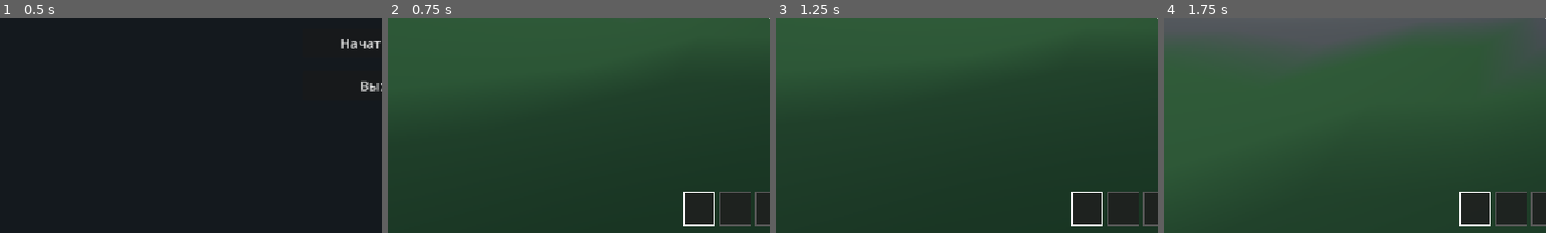
Above: before the commit, frames 1-4 (left to right).
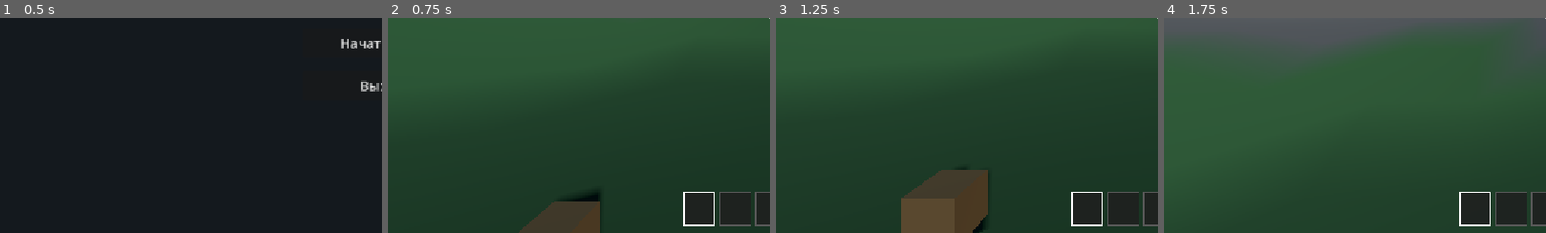
Above: after the commit, the same moments.

Repository: goverfar-tech/govno-igra
Game: Godot game, scene res://scenes/ui/main_menu.tscn
Same seed, same stepped clock (60 frames per second), same inputs: the game is played once before the commit and once after it.
Inputs (mouse positions are % of the whole screen's width and height, from its top left):
- Up to frame 1 (0.5 s): no input
- Up to frame 2 (0.75 s): click "Начать игру" at 0.5 s
- Up to frame 3 (1.25 s): no input
- Up to frame 4 (1.75 s): tap Enter (ui_accept) at 1.25 s; move the mouse to (55, 50) at 1.27 s; hold W (move_forward) from 1.28 s (still down); tap E (interact) at 1.35 s; click (55, 50) at 1.42 s; tap Space (jump) at 1.52 s
The pictures show only the part of the screen within x 0-50%, y 50-100%; the shares and areas given below are measured in that part.

Frame 1 is identical in both runs. In frame 2, 2.7% of the frame differs, in the area x 34-56%, y 80-100%; in frame 3, 5.9%, in the area x 32-56%, y 70-100%; in frame 4, nothing differs.

Commit message:
feat(combat): stone axe tool — swing LMB, 2-hit harvest, hurts boars (10 dmg), boars drop meat; add whoosh sound; axe spawns near start

Diff:
--- /dev/null
+++ b/resources/items/axe.tres
@@ -0,0 +1,12 @@
+[gd_resource type="Resource" script_class="ItemData" load_steps=2 format=3]
+
+[ext_resource type="Script" path="res://resources/items/item_data.gd" id="1"]
+
+[resource]
+script = ExtResource("1")
+id = &"axe"
+display_name = "Каменный топор"
+icon_color = Color(0.55, 0.42, 0.25, 1)
+max_stack = 1
+is_tool = true
+tool_damage = 10.0
--- a/resources/items/item_data.gd
+++ b/resources/items/item_data.gd
@@ -14,3 +14,6 @@
 @export var hydration := 0.0
 ## Что остаётся в инвентаре после использования (полная фляга -> пустая)
 @export var consume_returns: ItemData
+## Инструмент/оружие (замах ЛКМ из хотбара) и урон по животным
+@export var is_tool := false
+@export var tool_damage := 0.0
--- /dev/null
+++ b/resources/items/meat.tres
@@ -0,0 +1,12 @@
+[gd_resource type="Resource" script_class="ItemData" load_steps=2 format=3]
+
+[ext_resource type="Script" path="res://resources/items/item_data.gd" id="1"]
+
+[resource]
+script = ExtResource("1")
+id = &"meat"
+display_name = "Сырое мясо"
+icon_color = Color(0.75, 0.35, 0.35, 1)
+max_stack = 10
+is_edible = true
+nutrition = 25.0
--- a/scenes/player/player.tscn
+++ b/scenes/player/player.tscn
@@ -15,6 +15,20 @@
 [sub_resource type="CapsuleShape3D" id="clearance_capsule"]
 radius = 0.3
 height = 0.8
+
+[sub_resource type="StandardMaterial3D" id="handle_mat"]
+albedo_color = Color(0.45, 0.3, 0.15, 1)
+
+[sub_resource type="StandardMaterial3D" id="head_mat"]
+albedo_color = Color(0.6, 0.6, 0.65, 1)
+
+[sub_resource type="BoxMesh" id="handle_mesh"]
+material = SubResource("handle_mat")
+size = Vector3(0.05, 0.4, 0.05)
+
+[sub_resource type="BoxMesh" id="blade_mesh"]
+material = SubResource("head_mat")
+size = Vector3(0.06, 0.1, 0.2)
 
 [node name="Player" type="CharacterBody3D"]
 script = ExtResource("1_player")
@@ -41,6 +55,17 @@
 collide_with_areas = false
 script = ExtResource("2_ray")
 
+[node name="HandTool" type="Node3D" parent="Head/Camera3D"]
+visible = false
+transform = Transform3D(1, 0, 0, 0, 0.94, -0.34, 0, 0.34, 0.94, 0.35, -0.3, -0.5)
+
+[node name="Handle" type="MeshInstance3D" parent="Head/Camera3D/HandTool"]
+mesh = SubResource("handle_mesh")
+
+[node name="Blade" type="MeshInstance3D" parent="Head/Camera3D/HandTool"]
+transform = Transform3D(1, 0, 0, 0, 1, 0, 0, 0, 1, 0, 0.2, -0.05)
+mesh = SubResource("blade_mesh")
+
 [node name="Inventory" type="Node" parent="."]
 script = ExtResource("3_inv")
 
--- a/scripts/autoload/audio_manager.gd
+++ b/scripts/autoload/audio_manager.gd
@@ -12,6 +12,7 @@
 var _eat_stream: AudioStreamWAV
 var _grunt_stream: AudioStreamWAV
 var _squeal_stream: AudioStreamWAV
+var _whoosh_stream: AudioStreamWAV
 
 
 func _ready() -> void:
@@ -21,6 +22,7 @@
 	_eat_stream = _make_blip(440.0, 260.0, 0.25)
 	_grunt_stream = _make_grunt()
 	_squeal_stream = _make_blip(600.0, 1300.0, 0.18)
+	_whoosh_stream = _make_whoosh()
 	_play_ambient(_make_wind())
 
 
@@ -38,6 +40,11 @@
 
 func play_eat() -> void:
 	_play_flat(_eat_stream, -15.0)
+
+
+## Взмах инструментом (воздух).
+func play_swing() -> void:
+	_play_flat(_whoosh_stream, -16.0)
 
 
 ## Хрюканье/фырканье кабана (позиционное).
@@ -167,6 +174,24 @@
 	return _make_wav(f)
 
 
+## Свист взмаха: короткий падающий шум.
+func _make_whoosh() -> AudioStreamWAV:
+	var dur := 0.14
+	var n := int(SAMPLE_RATE * dur)
+	var f := PackedFloat32Array()
+	f.resize(n)
+	var rng := RandomNumberGenerator.new()
+	rng.randomize()
+	var prev := 0.0
+	for i in n:
+		var t := float(i) / n
+		var env := sin(t * PI)
+		var white := rng.randf_range(-1.0, 1.0)
+		prev = prev * 0.6 + white * 0.4
+		f[i] = prev * env * 0.3
+	return _make_wav(f)
+
+
 # ---------- проигрывание ----------
 
 func _play_flat(stream: AudioStreamWAV, volume_db: float) -> void:
--- a/scripts/interaction/resource_node.gd
+++ b/scripts/interaction/resource_node.gd
@@ -16,17 +16,21 @@
 
 
 func interact(player: Player) -> void:
+	harvest(1, player)
+
+
+## Добыча amount ударов за раз (инструмент ускоряет). Общая логика удара.
+func harvest(amount: int, player: Player) -> void:
 	if item == null:
 		push_error("ResourceNode без ItemData: %s" % get_path())
 		return
 	if player == null or player.inventory == null:
 		return
-	var leftover := player.inventory.add_item(item, yield_per_hit)
-	if leftover == yield_per_hit:
-		# Ничего не влезло — удар не засчитываем
+	var leftover := player.inventory.add_item(item, yield_per_hit * amount)
+	if leftover >= yield_per_hit * amount:
 		SignalHub.notify.emit("Инвентарь полон!")
 		return
-	_hits_done += 1
+	_hits_done += amount
 	AudioManager.play_hit(global_position)
 	if _hits_done >= hits_required:
 		queue_free()
--- a/scripts/player/player.gd
+++ b/scripts/player/player.gd
@@ -25,6 +25,8 @@
 @onready var head_clearance: ShapeCast3D = $HeadClearance
 @onready var inventory: Inventory = $Inventory
 @onready var stats: Stats = $Stats
+@onready var interact_ray: InteractRay = $Head/Camera3D/InteractRay
+@onready var hand_tool: Node3D = $Head/Camera3D/HandTool
 
 var gravity: float = ProjectSettings.get_setting("physics/3d/default_gravity")
 var is_crouching := false
@@ -33,12 +35,17 @@
 var _pitch := 0.0
 var _bob_timer := 0.0
 var _step_accum := 0.0
+var _swing_cooldown := 0.0
 
 
 func _ready() -> void:
 	add_to_group("player")
 	Input.mouse_mode = Input.MOUSE_MODE_CAPTURED
 	SignalHub.inventory_open_changed.connect(_on_inventory_open_changed)
+	SignalHub.selection_changed.connect(func(_i: int) -> void: _update_hand_tool())
+	SignalHub.inventory_changed.connect(func(_s: Array) -> void: _update_hand_tool())
+	hand_tool.visible = false
+	call_deferred("_update_hand_tool")
 
 
 func _unhandled_input(event: InputEvent) -> void:
@@ -71,6 +78,8 @@
 
 
 func _physics_process(delta: float) -> void:
+	if _swing_cooldown > 0.0:
+		_swing_cooldown -= delta
 	_update_crouch_state()
 
 	if not is_on_floor():
@@ -156,6 +165,9 @@
 	var item: ItemData = data.get("item")
 	if item == null:
 		return
+	if item.is_tool:
+		_swing_tool(item)
+		return
 	if item.is_edible or item.nutrition > 0.0 or item.hydration > 0.0:
 		if inventory.remove_item(item, 1):
 			stats.apply_food(item.nutrition, item.hydration)
@@ -168,6 +180,34 @@
 		SignalHub.notify.emit("Это нельзя съесть")
 
 
+## Замах инструментом: рубит источники (удар как 2), ранит животных.
+func _swing_tool(item: ItemData) -> void:
+	if _swing_cooldown > 0.0:
+		return
+	_swing_cooldown = 0.6
+	var tween := create_tween()
+	tween.tween_property(hand_tool, "rotation:x", -1.2, 0.12)
+	tween.tween_property(hand_tool, "rotation:x", 0.0, 0.25)
+	AudioManager.play_swing()
+	await get_tree().create_timer(0.12).timeout
+	if not is_instance_valid(interact_ray):
+		return
+	interact_ray.force_raycast_update()
+	if interact_ray.is_colliding():
+		var c := interact_ray.get_collider()
+		if c is Animal:
+			c.take_damage(item.tool_damage, global_position)
+			AudioManager.play_hit(c.global_position)
+		elif c is ResourceNode:
+			c.harvest(2, self)
+
+
+func _update_hand_tool() -> void:
+	var data := inventory.get_selected_slot()
+	var item: ItemData = data.get("item")
+	hand_tool.visible = item != null and item.is_tool
+
+
 ## Выбросить всю пачку из слота перед собой.
 func drop_slot(index: int) -> void:
 	var data := inventory.take_all(index)
--- a/scripts/world/animal.gd
+++ b/scripts/world/animal.gd
@@ -1,5 +1,8 @@
 class_name Animal
 extends CharacterBody3D
+
+const PickupScene: PackedScene = preload("res://scenes/interaction/pickup_item.tscn")
+const Meat: ItemData = preload("res://resources/items/meat.tres")
 ## Кабан: патруль / погоня / атака. Обнаружение — по дистанции.
 ## Урон игроку — через player.stats.take_damage.
 
@@ -38,11 +41,21 @@
 	add_to_group("animals")
 
 
-func take_damage(amount: float, _from_position := Vector3.ZERO) -> void:
+func take_damage(amount: float, from_position := Vector3.ZERO) -> void:
 	health -= amount
 	if health <= 0.0:
 		SignalHub.notify.emit("Кабан повержен")
+		var drop := PickupScene.instantiate() as PickupItem
+		drop.item = Meat
+		drop.count = 2
+		get_parent().add_child(drop)
+		drop.global_position = global_position + Vector3(0.0, 0.3, 0.0)
 		queue_free()
+	else:
+		# отброс от атакующего
+		var away := global_position - from_position
+		away.y = 0.0
+		velocity += away.normalized() * 4.0
 
 
 func _physics_process(delta: float) -> void:
--- a/scripts/world/world_gen.gd
+++ b/scripts/world/world_gen.gd
@@ -13,6 +13,7 @@
 const Stone: ItemData = preload("res://resources/items/stone.tres")
 const Berry: ItemData = preload("res://resources/items/berry.tres")
 const Flask: ItemData = preload("res://resources/items/flask.tres")
+const Axe: ItemData = preload("res://resources/items/axe.tres")
 
 @export var scatter_seed := 4242
 @export var grove_center := Vector2(-45.0, -40.0)
@@ -94,6 +95,7 @@
 	_place_pickup(Flask, Vector2(2.5, 1.5))
 	_place_pickup(Stone, Vector2(-3.0, 2.0))
 	_place_pickup(Berry, Vector2(1.5, -3.0), 3)
+	_place_pickup(Axe, Vector2(-1.5, -2.0))
 
 
 func _scatter_in_disc(rng: RandomNumberGenerator, scene: PackedScene,
Not shown: 1 places in scenes/player/player.tscn that only renumber resources
